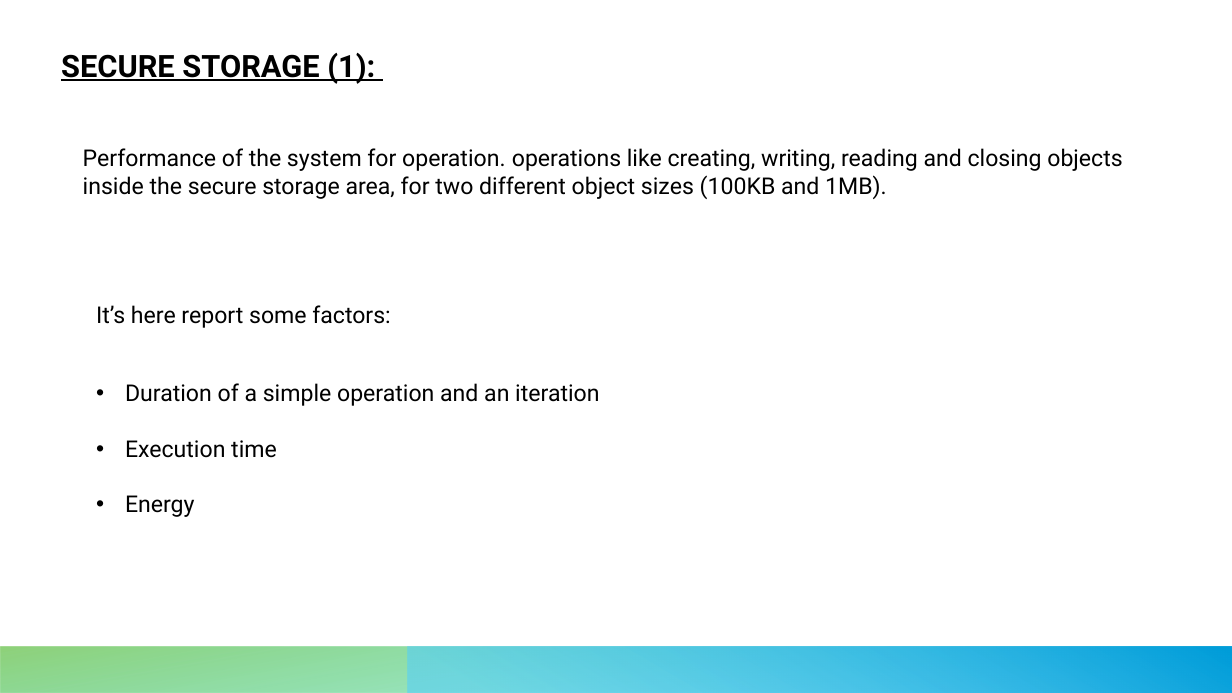
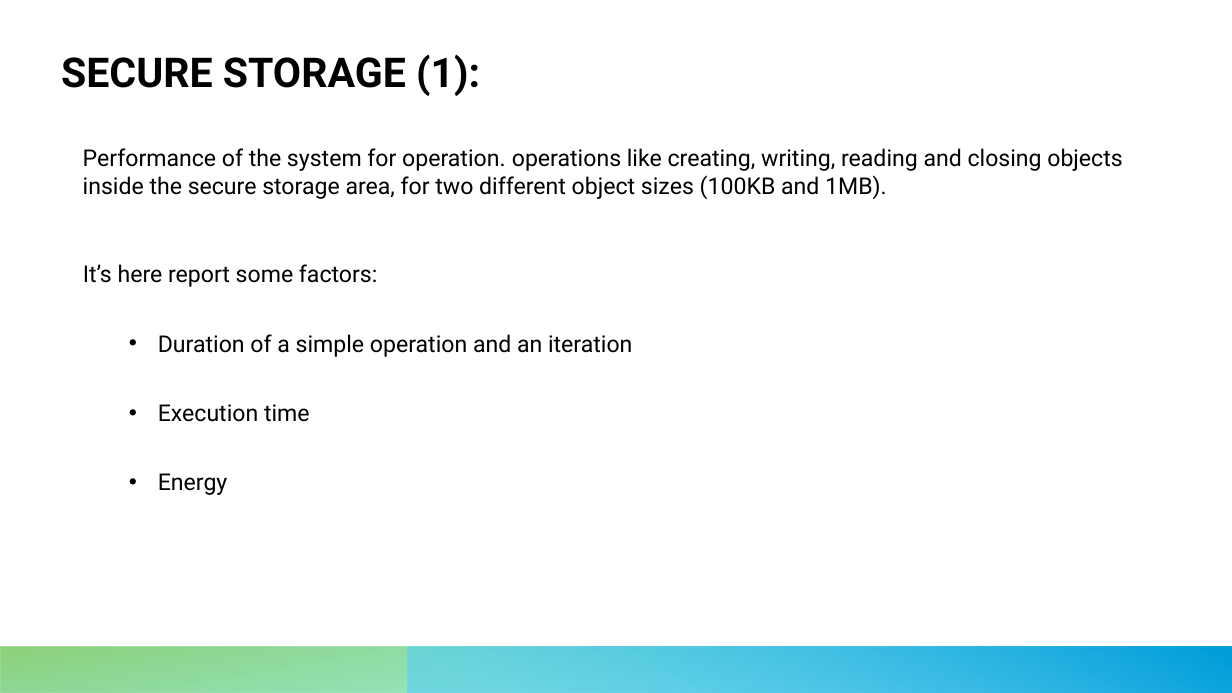
Before and after one commit to leonardopoggiani/Appunti, a slide deck: slide 29 of ComputerArchitecture/Presentazione/Presentazione_2.pptx. Drawn at 1232x693 pixels with LibreOffice and Linux fonts; fonts in the diff are those of the drawing. Boxes give left, top, right and bottom in pixels: in the first picture for what was removed or moved away, otherwise in the second. Text is boxed around its words. In the diff, an @@ line names an element or a change of style, - is before the commit and + after.

```diff
--- a/ComputerArchitecture/Presentazione/Presentazione_2.pptx
+++ b/ComputerArchitecture/Presentazione/Presentazione_2.pptx
@@ text "SECURE STORAGE (1):" at bbox=[61, 54, 480, 96]: size 24 to 32 pt, underline off @@
@@ text "It’s here report some factors:": place and size @@
-text "It’s here report some factors:" at bbox=[96, 305, 390, 328]
+text "It’s here report some factors:" at bbox=[83, 264, 632, 495]
@@ text at bbox=[158, 334, 632, 495]: paragraphs added @@
+  • Duration of a simple operation and an iteration
+  • Execution time
+  • Energy
@@ text removed at bbox=[125, 383, 599, 517] @@
-• Duration of a simple operation and an iteration
-• Execution time
-• Energy
```
Also in this commit, not shown: 24 other slides changed, 9 slides added, 7 slides removed, 3 other files.
